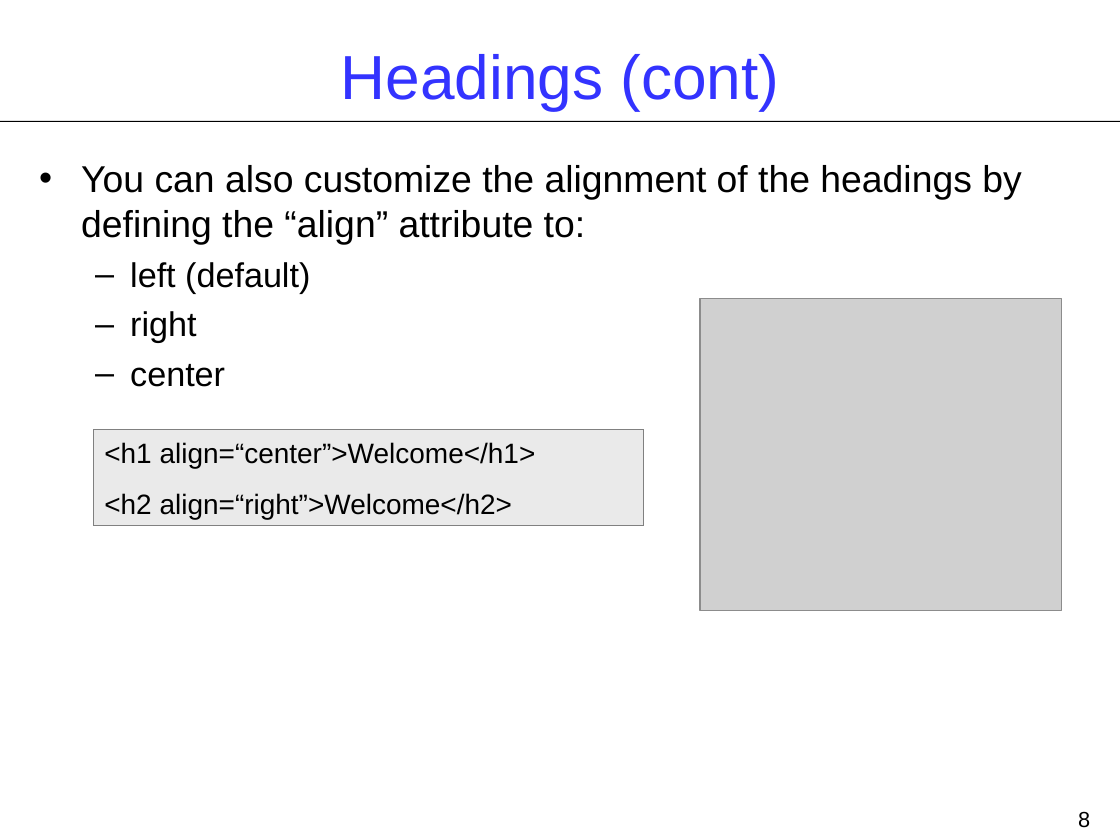
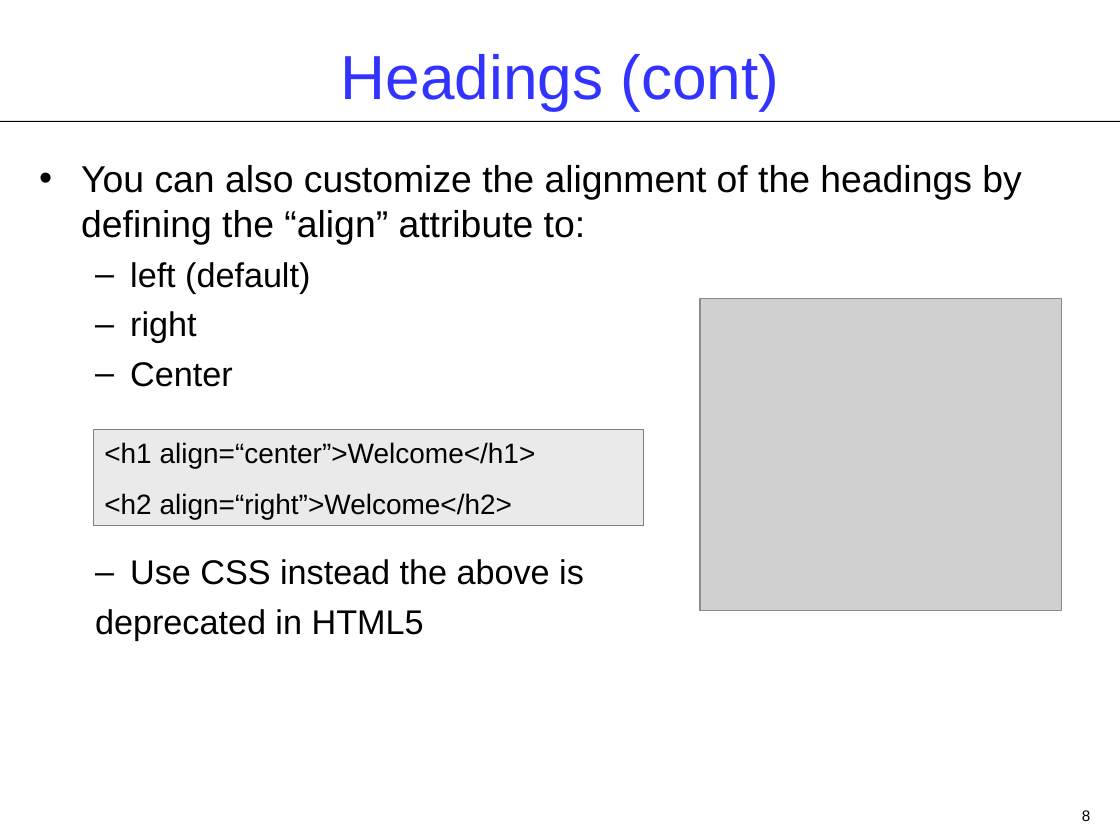
Before and after one commit to shiva-karthick/SP-Year-3-Files, a slide deck: slide 8 of computer/CSAD/Lectures/Lecture1/Lect01.ppt. Drawn at 1120x840 pixels with LibreOffice and Linux fonts; fonts in the diff are those of the drawing; grey boxes stand for pictures. Boxes give left, top, right and bottom in pixels: in the first picture for what was removed or moved away, otherwise in the second. Text is boxed around its words. In the diff, an @@ line names an element or a change of style, - is before the commit and + after.

```diff
--- a/computer/CSAD/Lectures/Lecture1/Lect01.ppt
+++ b/computer/CSAD/Lectures/Lecture1/Lect01.ppt
@@ text at (95,362,584,641): text changed @@
-  – center
+  – Center
+  – Use CSS instead the above is
+  deprecated in HTML5
@@ page number at (1082,810,1090,821): size 14 to 9.8 pt @@
```
Also in this commit, not shown: 4 other slides changed, 6 other files.
